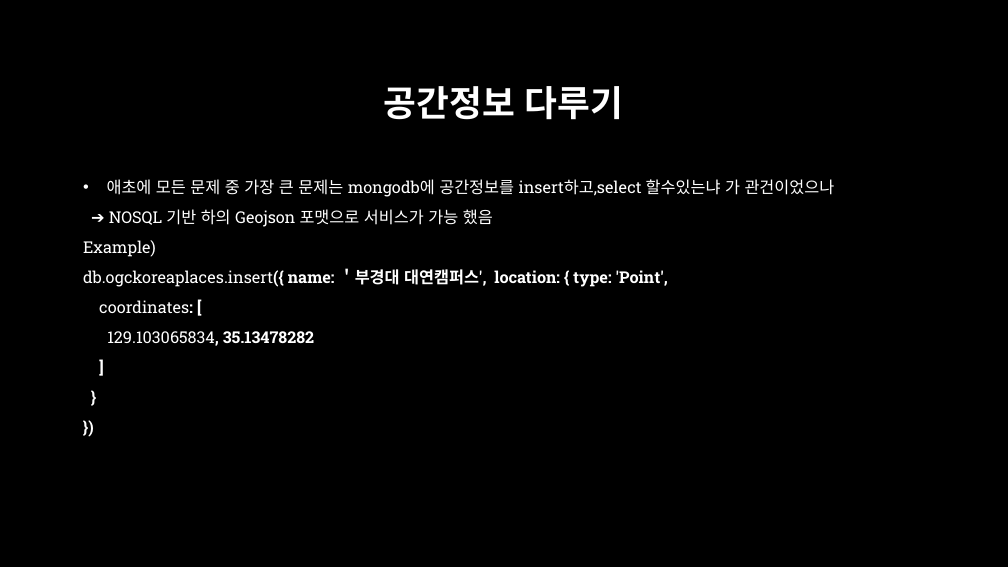
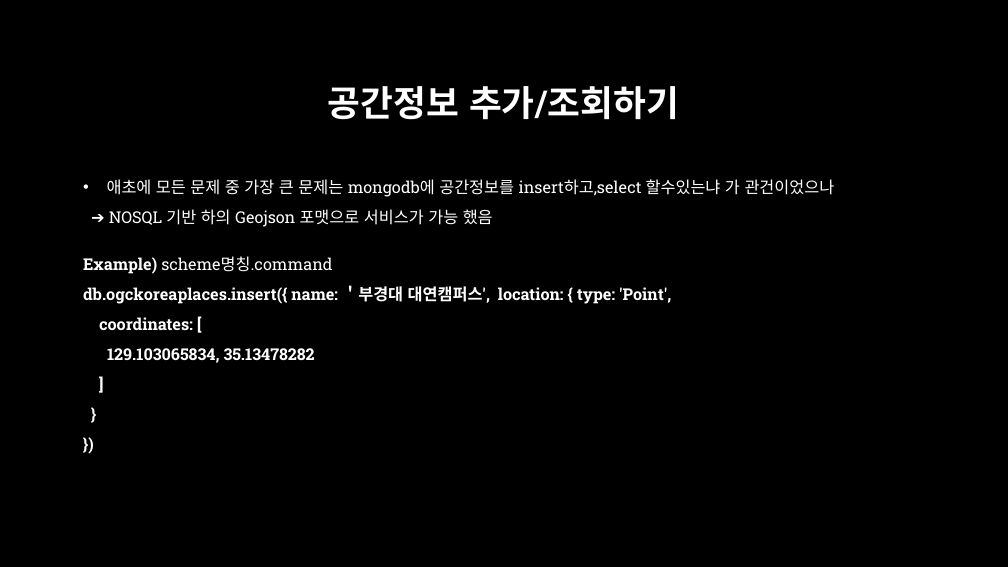
Before and after one commit to aliasgis/OSGEO, a slide deck: slide 19 of Mongodb 와 공간정보.pptx (slide 11 before the commit). Drawn at 1008x567 pixels with LibreOffice and Linux fonts; fonts in the diff are those of the drawing; background and template pictures are left out. Boxes give left, top, right and bottom in pixels: in the first picture for what was removed or moved away, otherwise in the second. Text is boxed around its words. In the diff, an @@ line names an element or a change of style, - is before the commit and + after.

```diff
--- a/Mongodb 와 공간정보.pptx
+++ b/Mongodb 와 공간정보.pptx
@@ title at bbox=[328, 86, 679, 120]: text changed @@
-공간정보 다루기
+공간정보 추가/조회하기
@@ text at bbox=[83, 256, 332, 274]: text changed @@
-Example)
+Example) scheme명칭.command
@@ text at bbox=[83, 285, 671, 363]: bold on in "db.ogckoreaplaces.insert({", "coordinates:", "129.103065834," @@
```
Also in this commit, not shown: 12 other slides changed, 14 slides added, 2 slides removed.
